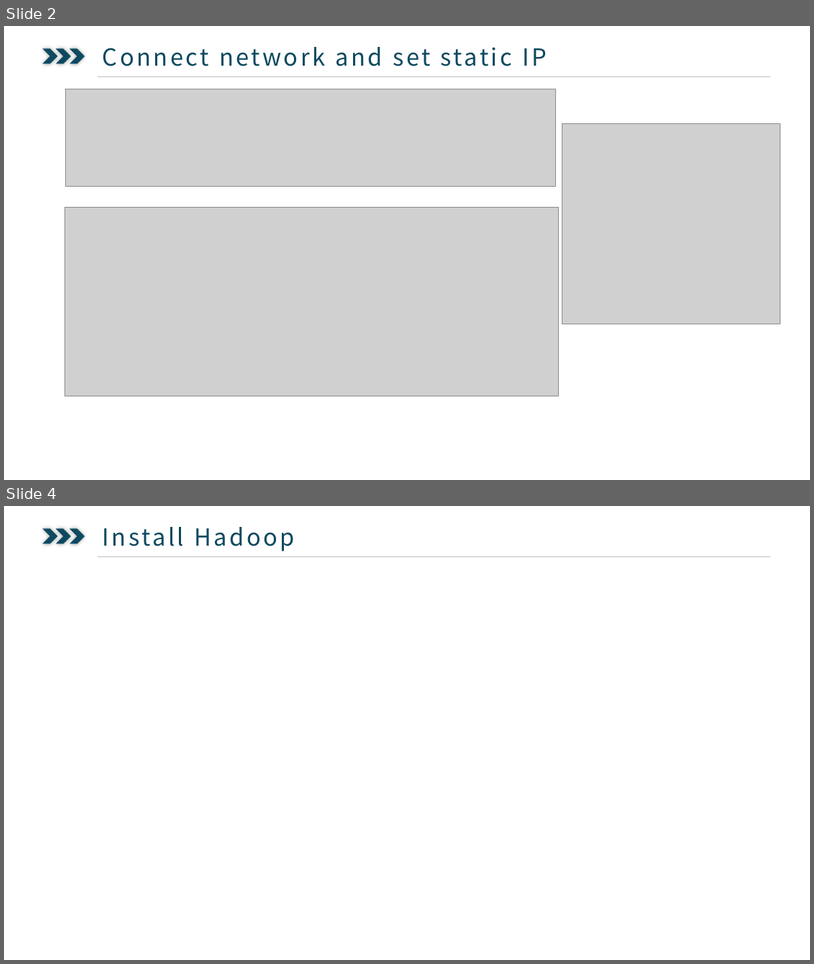
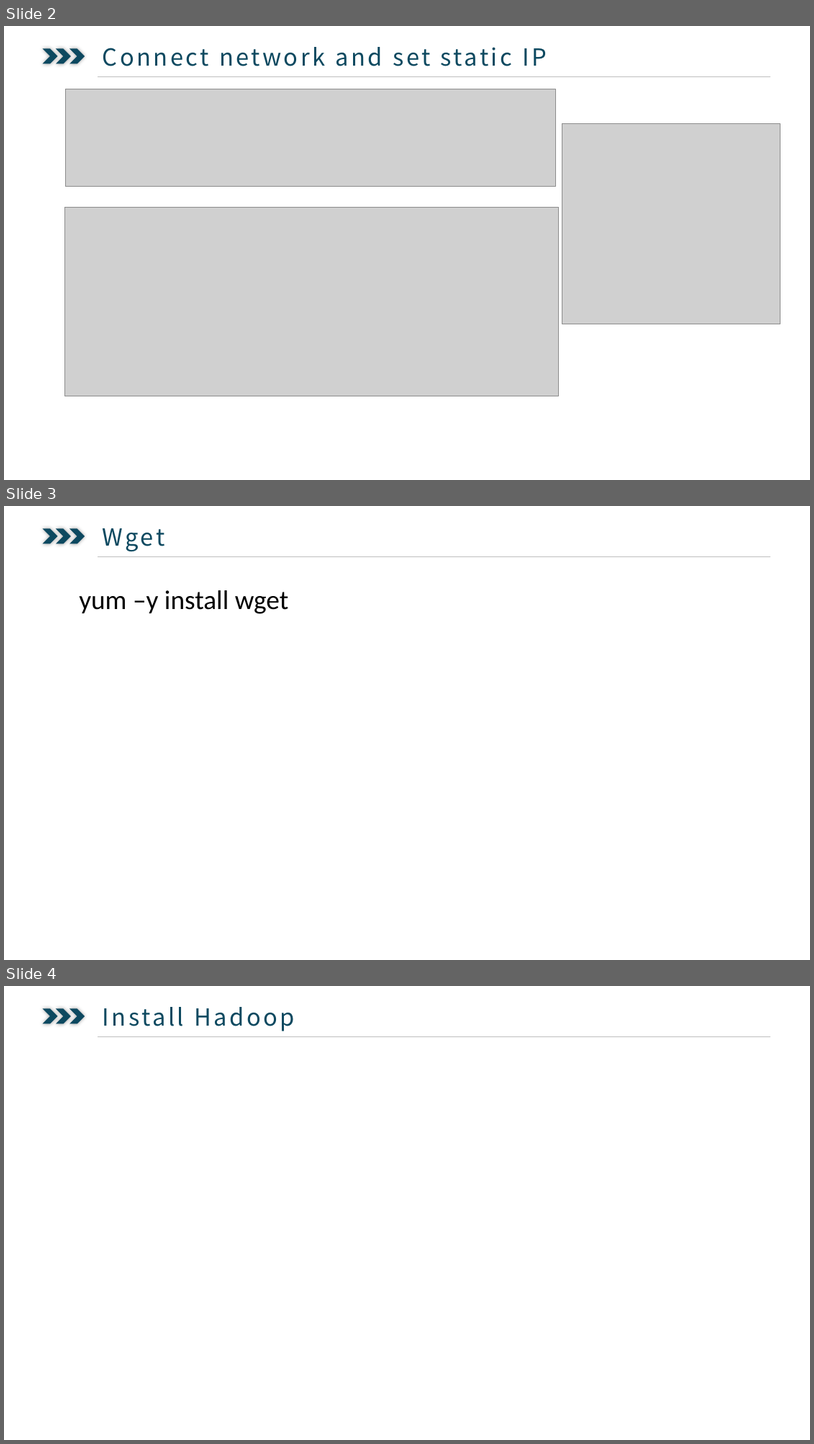
Before and after one commit to ysglyl/ppts, a slide deck: centos7.pptx. Shown one above the other, each under a label of ours: slides 2 and 4 before the commit, slides 2, 3 and 4 after it; the slides between them are not shown. The pictures are 814x964 and 814x1444 pixels, drawn with LibreOffice and Linux fonts; fonts in the diff are those of the drawing; grey boxes stand for pictures. Boxes give left, top, right and bottom in pixels: in the first picture for what was removed or moved away, otherwise in the second. Text is boxed around its words. In the diff, an @@ line names an element or a change of style, - is before the commit and + after.

```diff
--- a/centos7.pptx
+++ b/centos7.pptx
@@ slide 3 added at [4,506,810,960], background #FFFFFF @@
@@ chevron added at [43,528,58,543], fill #0D4960 @@
@@ chevron added at [56,528,71,543], fill #0D4960 @@
@@ chevron added at [70,528,85,543], fill #0D4960 @@
@@ text added at [103,528,165,551], 28 pt, text #0D4960 @@
+  Wget
@@ line added from (98, 556) to (771, 556), #BFBFBF 0.5 pt @@
@@ text added at [79,590,289,614], 32 pt, text #000000 @@
+yum –y install wget
```
Also in this commit, not shown: 1 slide removed, 4 other files.
